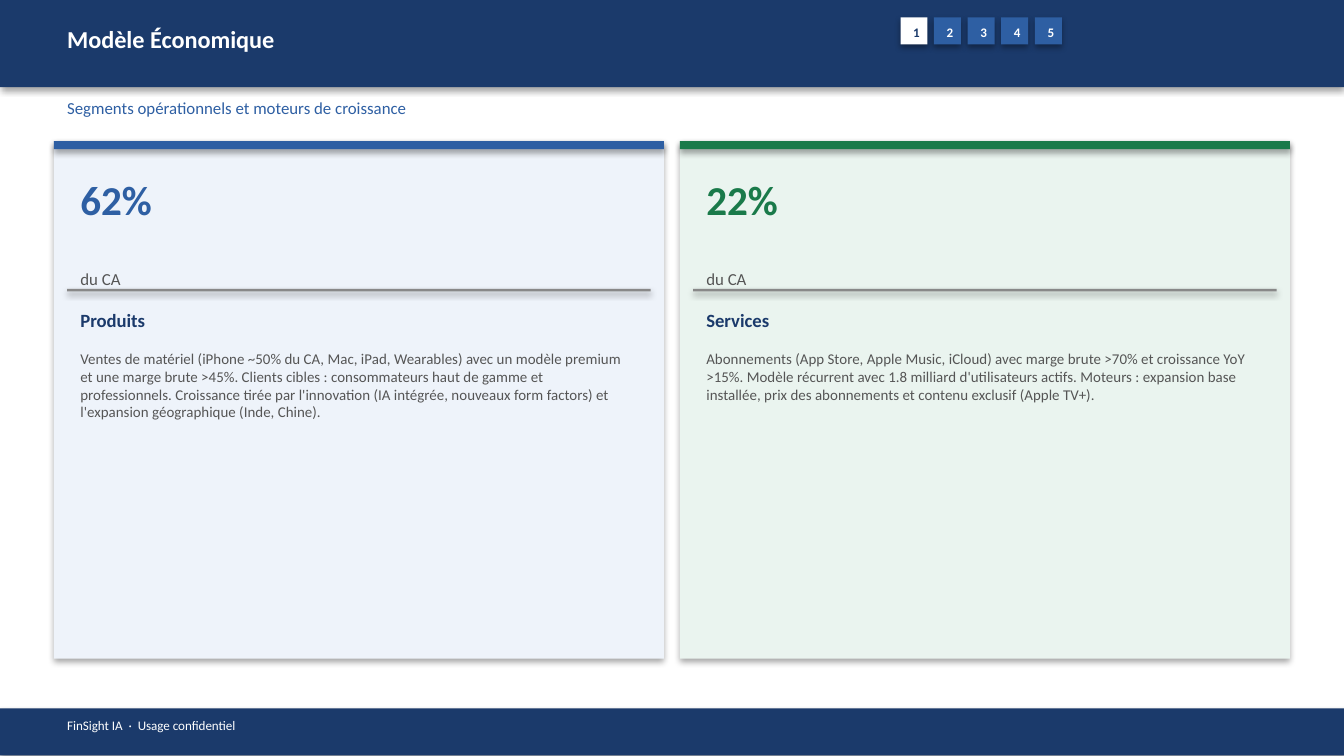
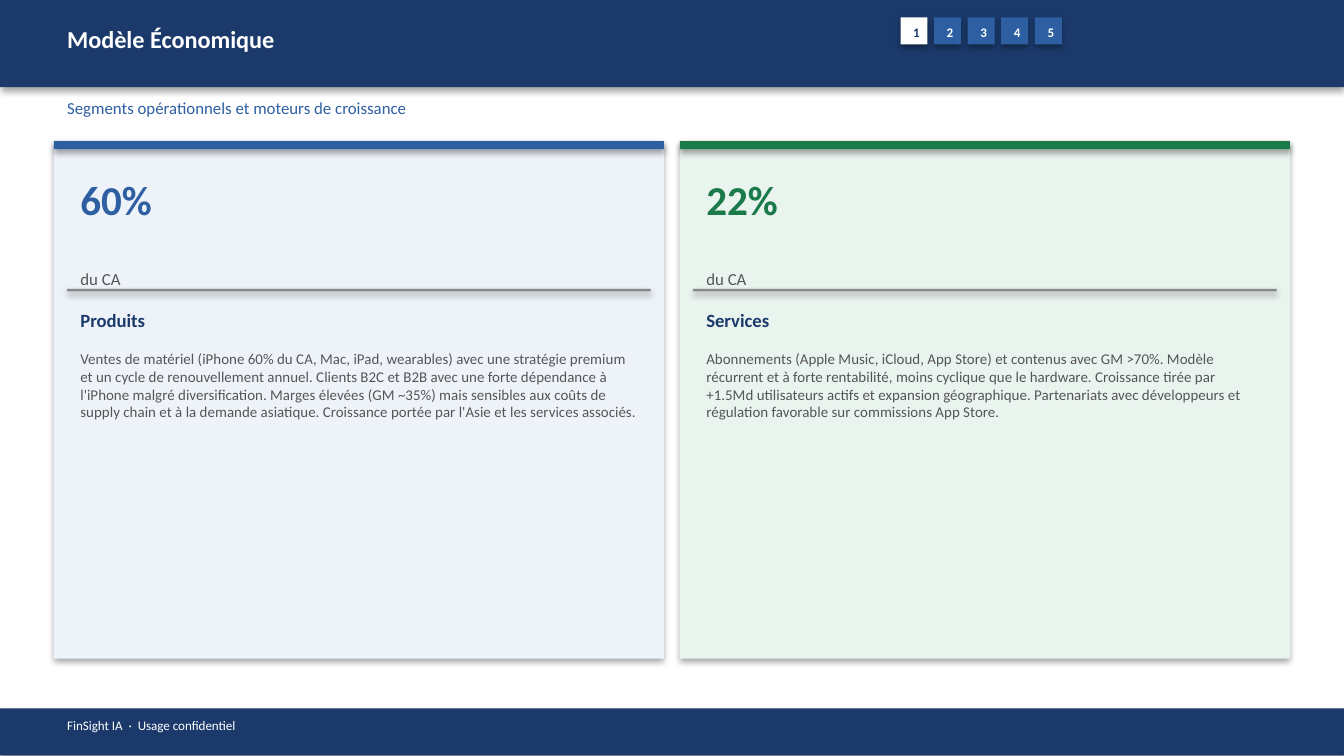
Before and after one commit to baptistejeh07-art/finsight-ia, a slide deck: slide 6 of preview/AAPL/AAPL_pitchbook.pptx. Drawn at 1344x756 pixels with LibreOffice and Linux fonts; fonts in the diff are those of the drawing. Boxes give left, top, right and bottom in pixels: in the first picture for what was removed or moved away, otherwise in the second. Text is boxed around its words. In the diff, an @@ line names an element or a change of style, - is before the commit and + after.

```diff
--- a/preview/AAPL/AAPL_pitchbook.pptx
+++ b/preview/AAPL/AAPL_pitchbook.pptx
@@ text at bbox=[80, 186, 151, 216]: text changed @@
-62%
+60%
@@ text at bbox=[80, 353, 636, 420]: text changed @@
-Ventes de matériel (iPhone ~50% du CA, Mac, iPad, Wearables) avec un modèle premium et une marge brute >45%. Clients cibles : consommateurs haut de gamme et professionnels. Croissance tirée par l'innovation (IA intégrée, nouveaux form factors) et l'expansion géographique (Inde, Chine).
+Ventes de matériel (iPhone 60% du CA, Mac, iPad, wearables) avec une stratégie premium et un cycle de renouvellement annuel. Clients B2C et B2B avec une forte dépendance à l'iPhone malgré diversification. Marges élevées (GM ~35%) mais sensibles aux coûts de supply chain et à la demande asiatique. Croissance portée par l'Asie et les services associés.
@@ text at bbox=[706, 353, 1240, 420]: text changed @@
-Abonnements (App Store, Apple Music, iCloud) avec marge brute >70% et croissance YoY >15%. Modèle récurrent avec 1.8 milliard d'utilisateurs actifs. Moteurs : expansion base installée, prix des abonnements et contenu exclusif (Apple TV+).
+Abonnements (Apple Music, iCloud, App Store) et contenus avec GM >70%. Modèle récurrent et à forte rentabilité, moins cyclique que le hardware. Croissance tirée par +1.5Md utilisateurs actifs et expansion géographique. Partenariats avec développeurs et régulation favorable sur commissions App Store.
```
Also in this commit, not shown: 14 other slides changed, 4 other files.
